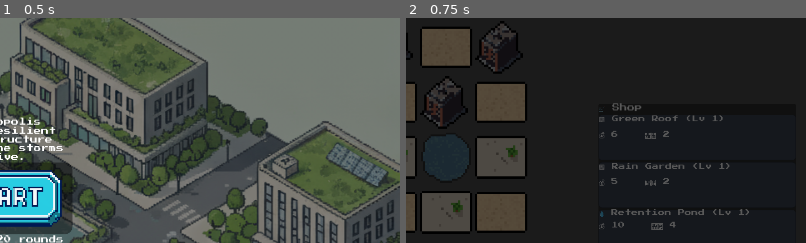
Above: before the commit, frames 1-2 (left to right).
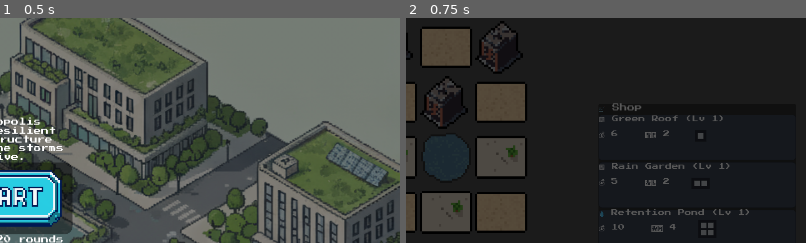
Above: after the commit, the same moments.

Repository: TinghaoHUANG/Adaptopolis-demo
Game: Godot game, scene res://scenes/main.tscn
Two runs of this game, one before a commit and one after it. Both use one fixed random seed, a clock stepped at 60 frames per second and the inputs below.
Inputs (mouse positions are % of the whole screen's width and height, from its top left):
- Up to frame 1 (0.5 s): no input
- Up to frame 2 (0.75 s): click (50, 53) at 0.5 s
The pictures show only the part of the screen within x 50-100%, y 13-63%; the shares and areas given below are measured in that part.

Frame 1 is identical in both runs. In frame 2, 0.5% of the frame differs, in the area x 48-77%, y 49-97%.

Commit message:
Add shop footprint previews

Diff:
--- a/scripts/shop_display.gd
+++ b/scripts/shop_display.gd
@@ -39,6 +39,7 @@
 const OFFER_STATS_FONT_SIZE: int = 16
 const DETAIL_FONT: FontFile = preload("res://fonts/details_font_desc.tres")
 const DETAIL_FONT_SIZE: int = 28
+const SHAPE_PREVIEW_CLASS := preload("res://scripts/shop_shape_preview.gd")
 
 func _ready() -> void:
 	button_group.allow_unpress = true
@@ -111,14 +112,22 @@
 	button.flat = false
 	button.custom_minimum_size = Vector2(0, 110)
 	button.text = ""
-	var content := VBoxContainer.new()
+	var content := HBoxContainer.new()
 	content.name = "Summary"
 	content.mouse_filter = Control.MOUSE_FILTER_IGNORE
 	content.size_flags_horizontal = Control.SIZE_EXPAND_FILL
 	content.size_flags_vertical = Control.SIZE_EXPAND_FILL
 	content.alignment = BoxContainer.ALIGNMENT_BEGIN
-	content.add_theme_constant_override("separation", 8)
+	content.add_theme_constant_override("separation", 12)
 	button.add_child(content)
+
+	var text_column := VBoxContainer.new()
+	text_column.mouse_filter = Control.MOUSE_FILTER_IGNORE
+	text_column.size_flags_horizontal = Control.SIZE_EXPAND_FILL
+	text_column.size_flags_vertical = Control.SIZE_EXPAND_FILL
+	text_column.alignment = BoxContainer.ALIGNMENT_BEGIN
+	text_column.add_theme_constant_override("separation", 6)
+	content.add_child(text_column)
 
 	var title_label := Label.new()
 	title_label.mouse_filter = Control.MOUSE_FILTER_IGNORE
@@ -128,17 +137,37 @@
 	if OFFER_TITLE_FONT:
 		title_label.add_theme_font_override("font", OFFER_TITLE_FONT)
 		title_label.add_theme_font_size_override("font_size", OFFER_TITLE_FONT_SIZE)
-	content.add_child(title_label)
+	text_column.add_child(title_label)
+
+	var stats_row := HBoxContainer.new()
+	stats_row.mouse_filter = Control.MOUSE_FILTER_IGNORE
+	stats_row.size_flags_horizontal = Control.SIZE_EXPAND_FILL
+	stats_row.size_flags_vertical = Control.SIZE_SHRINK_CENTER
+	stats_row.alignment = BoxContainer.ALIGNMENT_BEGIN
+	stats_row.add_theme_constant_override("separation", 8)
+	text_column.add_child(stats_row)
 
 	var stats_label := Label.new()
 	stats_label.mouse_filter = Control.MOUSE_FILTER_IGNORE
 	stats_label.horizontal_alignment = HORIZONTAL_ALIGNMENT_LEFT
-	stats_label.size_flags_horizontal = Control.SIZE_EXPAND_FILL
+	stats_label.size_flags_horizontal = Control.SIZE_SHRINK_BEGIN
 	stats_label.text = _format_offer_stats(facility)
 	if OFFER_STATS_FONT:
 		stats_label.add_theme_font_override("font", OFFER_STATS_FONT)
 		stats_label.add_theme_font_size_override("font_size", OFFER_STATS_FONT_SIZE)
-	content.add_child(stats_label)
+	stats_row.add_child(stats_label)
+
+	var spacer := Control.new()
+	spacer.size_flags_horizontal = Control.SIZE_SHRINK_CENTER
+	spacer.custom_minimum_size = Vector2(28, 0)
+	stats_row.add_child(spacer)
+
+	var preview := SHAPE_PREVIEW_CLASS.new()
+	preview.size_flags_horizontal = Control.SIZE_SHRINK_CENTER
+	preview.size_flags_vertical = Control.SIZE_SHRINK_CENTER
+	preview.set_facility(facility)
+	stats_row.add_child(preview)
+
 	_apply_offer_style(button, facility)
 	button.connect("toggled", Callable(self, "_on_offer_toggled").bind(index))
 	return button
--- /dev/null
+++ b/scripts/shop_shape_preview.gd
@@ -0,0 +1,78 @@
+class_name ShopShapePreview
+extends Control
+
+const CELL_SIZE := Vector2(14, 14)
+const CELL_GAP := 3.0
+const PADDING := Vector2(6, 6)
+const FILLED_COLOR := Color(0.75, 0.77, 0.80, 1.0)
+const BORDER_COLOR := Color(0.15, 0.17, 0.20, 0.8)
+const BACKGROUND_COLOR := Color(0.08, 0.09, 0.12, 0.65)
+const EMPTY_SIZE := Vector2(60, 32)
+
+var _footprint: Array[Vector2i] = []
+var _bounds_origin: Vector2i = Vector2i.ZERO
+var _bounds_size: Vector2i = Vector2i.ONE
+
+func _ready() -> void:
+	mouse_filter = Control.MOUSE_FILTER_IGNORE
+	set_clip_contents(true)
+
+func set_facility(facility: Facility) -> void:
+	if facility == null:
+		_set_footprint([])
+		return
+	_set_footprint(facility.get_footprint())
+
+func _set_footprint(cells: Array) -> void:
+	_footprint.clear()
+	for cell in cells:
+		if typeof(cell) == TYPE_VECTOR2I:
+			_footprint.append(cell)
+	_recalculate_bounds()
+	queue_redraw()
+
+func _recalculate_bounds() -> void:
+	if _footprint.is_empty():
+		_bounds_origin = Vector2i.ZERO
+		_bounds_size = Vector2i.ONE
+		set_custom_minimum_size(EMPTY_SIZE)
+		return
+	var min_x := _footprint[0].x
+	var max_x := _footprint[0].x
+	var min_y := _footprint[0].y
+	var max_y := _footprint[0].y
+	for cell in _footprint:
+		min_x = min(min_x, cell.x)
+		max_x = max(max_x, cell.x)
+		min_y = min(min_y, cell.y)
+		max_y = max(max_y, cell.y)
+	_bounds_origin = Vector2i(min_x, min_y)
+	_bounds_size = Vector2i((max_x - min_x) + 1, (max_y - min_y) + 1)
+	var content_size := _content_size()
+	var target_size := content_size + PADDING * 2.0
+	target_size.x = max(target_size.x, EMPTY_SIZE.x)
+	target_size.y = max(target_size.y, EMPTY_SIZE.y)
+	set_custom_minimum_size(target_size)
+
+func _content_size() -> Vector2:
+	var width := float(_bounds_size.x) * CELL_SIZE.x + float(max(_bounds_size.x - 1, 0)) * CELL_GAP
+	var height := float(_bounds_size.y) * CELL_SIZE.y + float(max(_bounds_size.y - 1, 0)) * CELL_GAP
+	return Vector2(width, height)
+
+func _draw() -> void:
+	if _footprint.is_empty():
+		return
+	var content_size := _content_size()
+	var origin := (size - content_size) * 0.5
+	var background_rect := Rect2(origin - PADDING, content_size + PADDING * 2.0)
+	draw_rect(background_rect, BACKGROUND_COLOR, true)
+	draw_rect(background_rect, BORDER_COLOR, false, 1.0)
+	for cell in _footprint:
+		var local := cell - _bounds_origin
+		var position := origin + Vector2(
+			float(local.x) * (CELL_SIZE.x + CELL_GAP),
+			float(local.y) * (CELL_SIZE.y + CELL_GAP)
+		)
+		var rect := Rect2(position, CELL_SIZE)
+		draw_rect(rect, FILLED_COLOR, true)
+		draw_rect(rect, BORDER_COLOR, false, 1.0)
Not shown, added: scripts/shop_shape_preview.gd.uid
